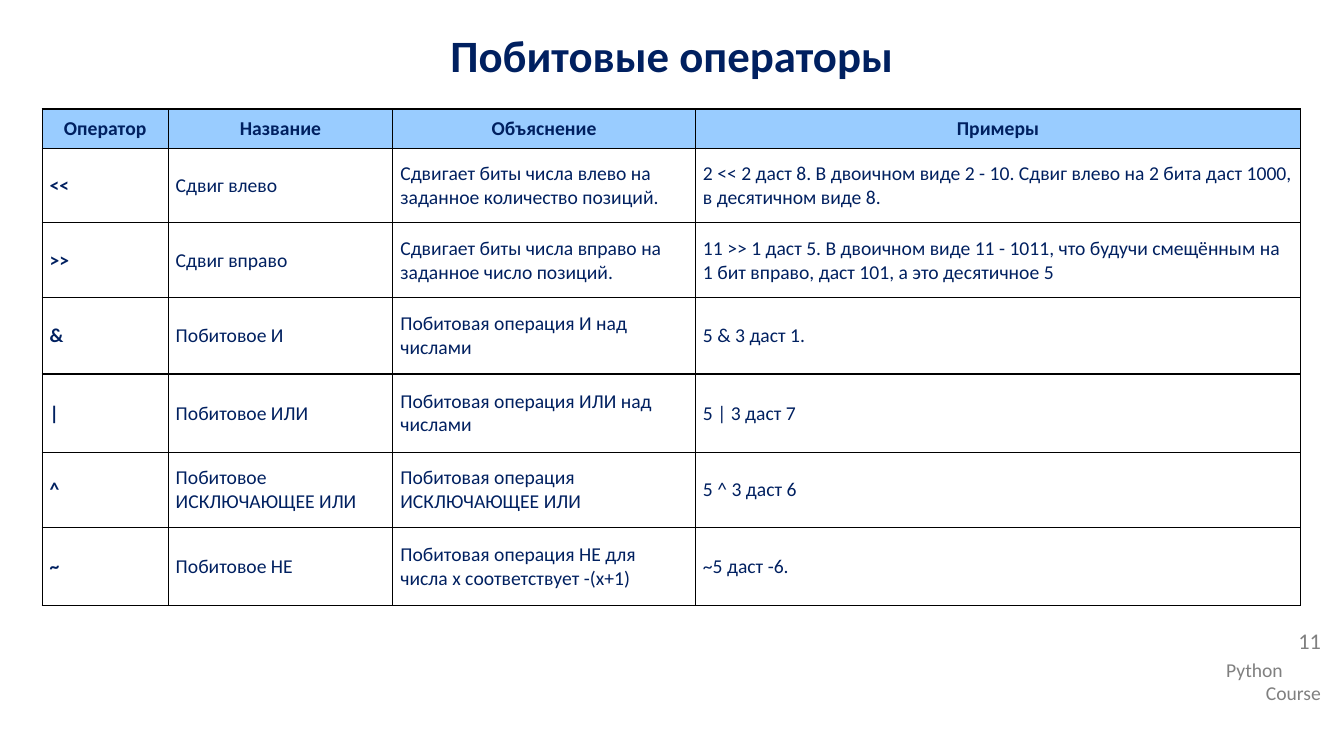
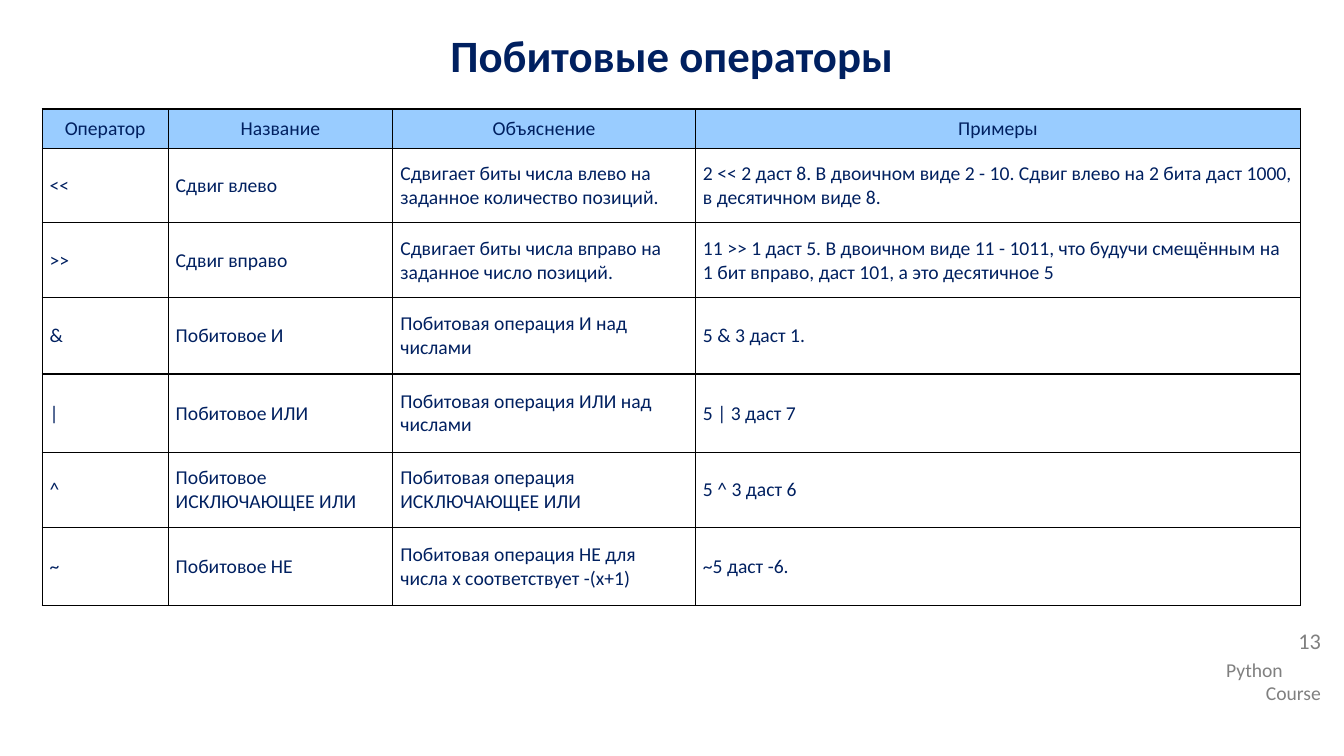
Before and after one commit to IlyaOrlov/PythonCourse2.0_September23, a slide deck: slide 13 of Lectures/py_lec_3.pptx (slide 11 before the commit). Drawn at 1344x756 pixels with LibreOffice and Linux fonts; fonts in the diff are those of the drawing; background and template pictures are left out. Boxes give left, top, right and bottom in pixels: in the first picture for what was removed or moved away, otherwise in the second. Text is boxed around its words. In the diff, an @@ line names an element or a change of style, - is before the commit and + after.

```diff
--- a/Lectures/py_lec_3.pptx
+++ b/Lectures/py_lec_3.pptx
@@ table at (42, 109, 1301, 606) @@
@@ bold off in "Оператор", "Название", "Объяснение", "Примеры" and 6 more places @@
@@ page number at (1298, 634, 1321, 649): text changed @@
-11
+13
```
Also in this commit, not shown: 4 other slides changed, 2 other files.
